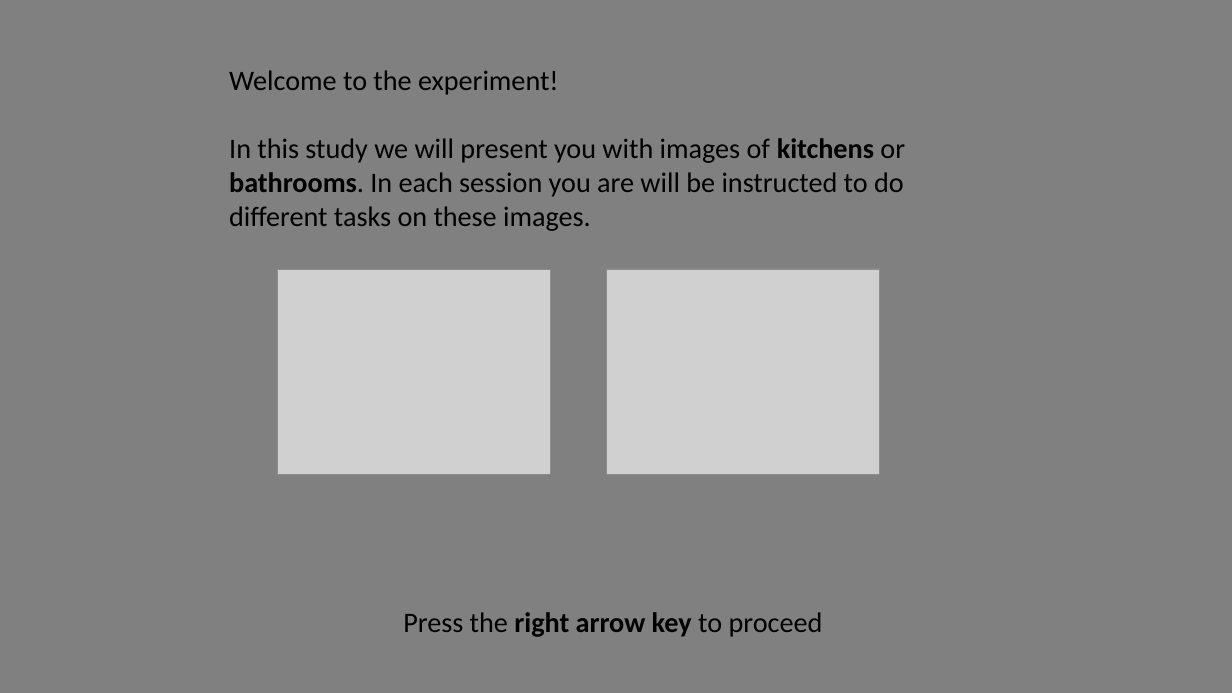
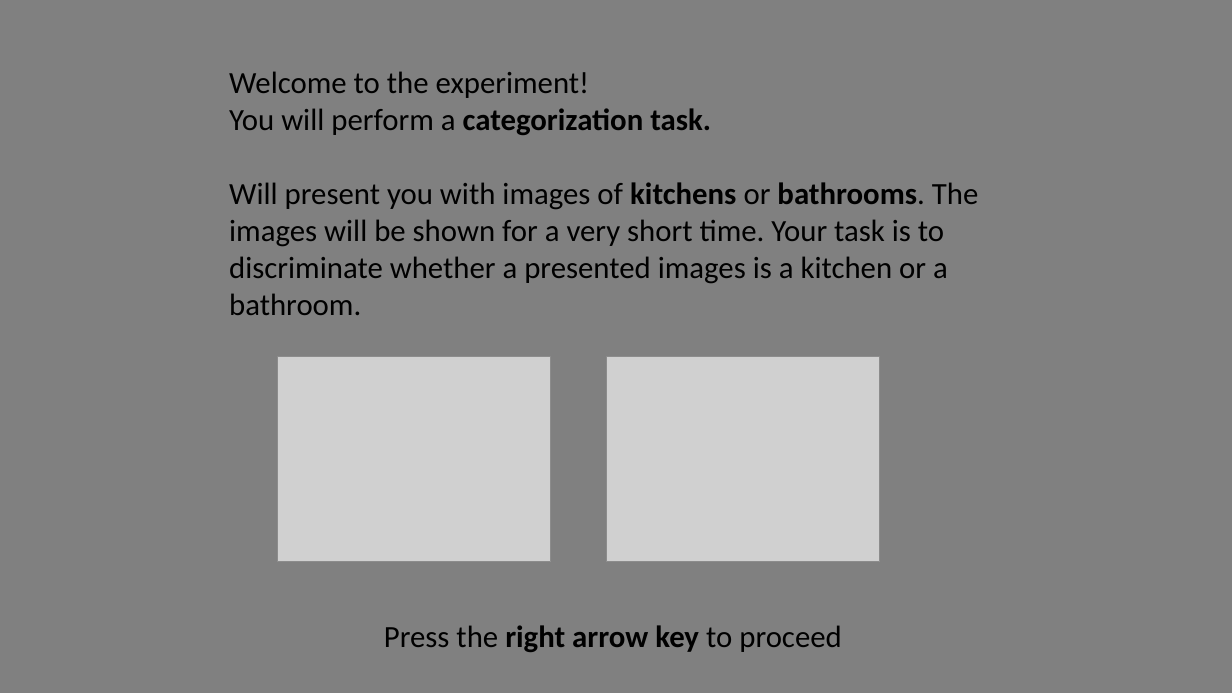
Before and after one commit to michaengeser/pep_wp4, a slide deck: slide 1 of instructions/Instructions.pptx. Drawn at 1232x693 pixels with LibreOffice and Linux fonts; fonts in the diff are those of the drawing; grey boxes stand for pictures. Boxes give left, top, right and bottom in pixels: in the first picture for what was removed or moved away, otherwise in the second. Text is boxed around its words. In the diff, an @@ line names an element or a change of style, - is before the commit and + after.

```diff
--- a/instructions/Instructions.pptx
+++ b/instructions/Instructions.pptx
@@ text at (229,71,841,652): size 22 to 24 pt in "Welcome to the experiment!", "Press the right arrow key to proceed" @@
@@ text at (229,108,978,315): text changed; size 22 to 24 pt @@
-In this study we will present you with images of kitchens or bathrooms. In each session you are will be instructed to do different tasks on these images.
+You will perform a categorization task.
+Will present you with images of kitchens or bathrooms. The images will be shown for a very short time. Your task is to discriminate whether a presented images is a kitchen or a bathroom.
@@ picture: place and size @@
-picture at (277,269,551,474)
+picture at (277,357,551,562)
@@ picture: place and size @@
-picture at (606,269,880,474)
+picture at (606,357,880,562)
```
Also in this commit, not shown: 7 other slides changed, 4 slides added, 1 slide removed, 54 other files.
